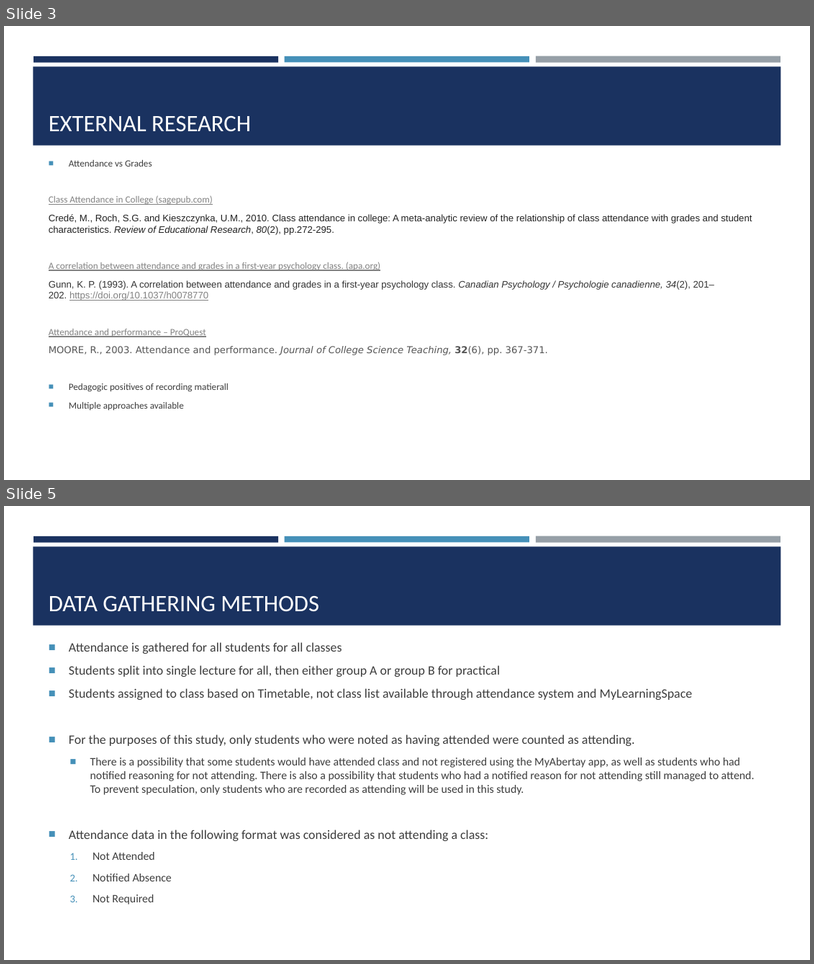
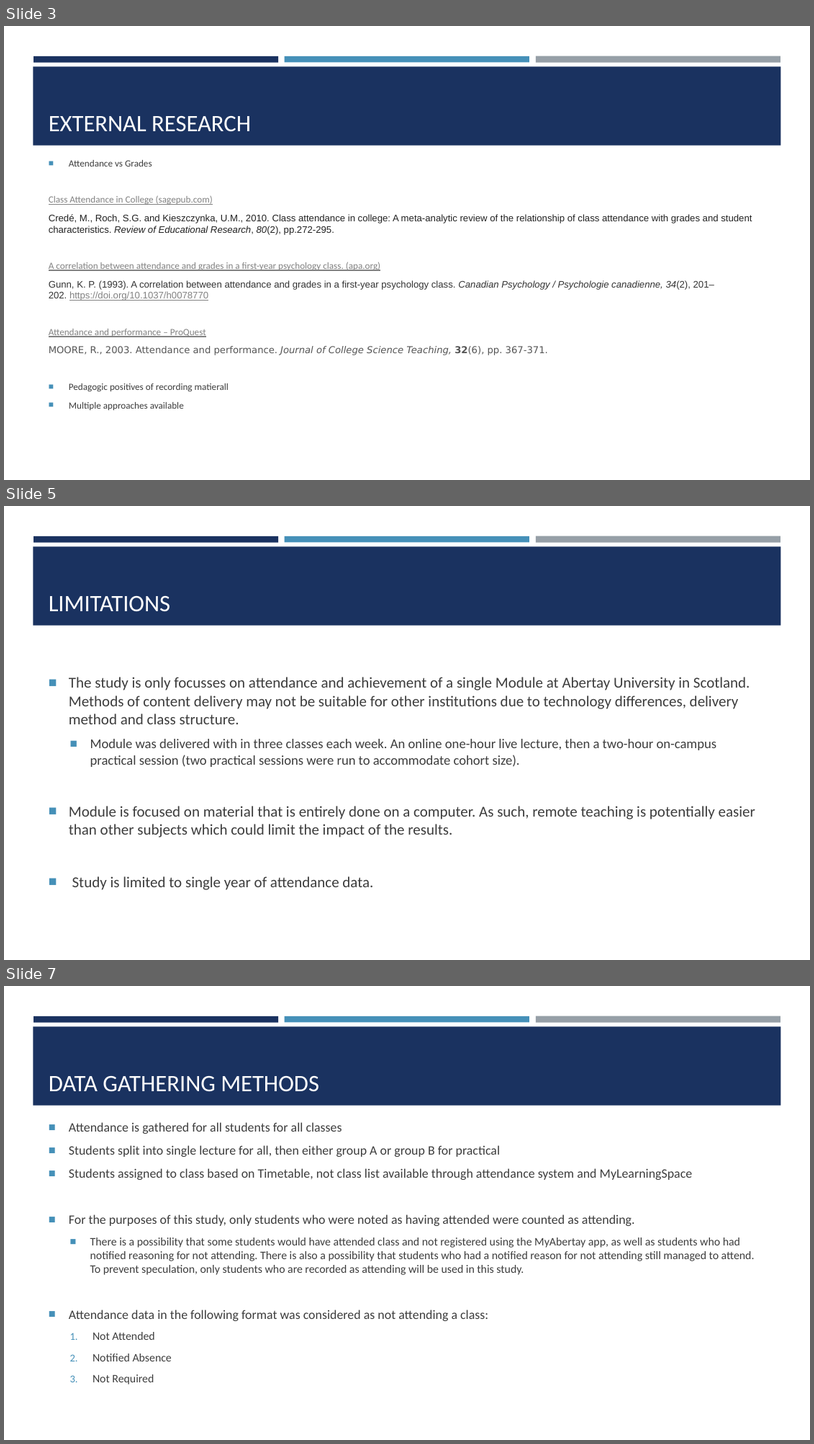
Before and after one commit to ChrisAcornleyPhD/CAP512Data, a slide deck: scripts/CAP512.pptx. Shown one above the other, each under a label of ours: slides 3 and 5 before the commit, slides 3, 5 and 7 after it; the slides between them are not shown. The pictures are 814x964 and 814x1444 pixels, drawn with LibreOffice and Linux fonts; fonts in the diff are those of the drawing. Boxes give left, top, right and bottom in pixels: in the first picture for what was removed or moved away, otherwise in the second. Text is boxed around its words. In the diff, an @@ line names an element or a change of style, - is before the commit and + after.

```diff
--- a/scripts/CAP512.pptx
+++ b/scripts/CAP512.pptx
@@ slide 5 added at box(4, 506, 810, 960), background #FFFFFF; not listed: 4 template elements that a slide beside it also shows @@
@@ title added at box(49, 596, 170, 612), 28 pt, text #FFFFFF @@
+LIMITATIONS
@@ text added at box(69, 677, 756, 890), 18 pt, text #3D3D3D @@
+■ The study is only focusses on attendance and achievement of a single Module at Abertay University in Scotland. Methods of content delivery may not be suitable for other institutions due to technology differences, delivery method and class structure.
+  ■ Module was delivered with in three classes each week. An online one-hour live lecture, then a two-hour on-campus practical session (two practical sessions were run to accommodate cohort size).
+■ Module is focused on material that is entirely done on a computer. As such, remote teaching is potentially easier than other subjects which could limit the impact of the results.
+■ Study is limited to single year of attendance data.
@@ what was slide 5 is now slide 7 @@
```
Also in this commit, not shown: 1 slide changed, 1 other slide added.
